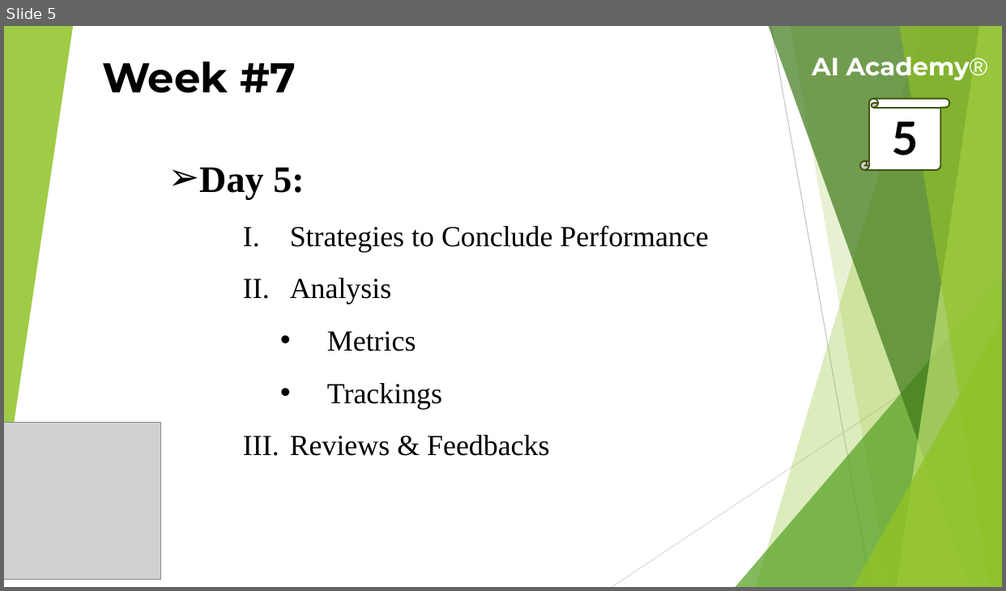
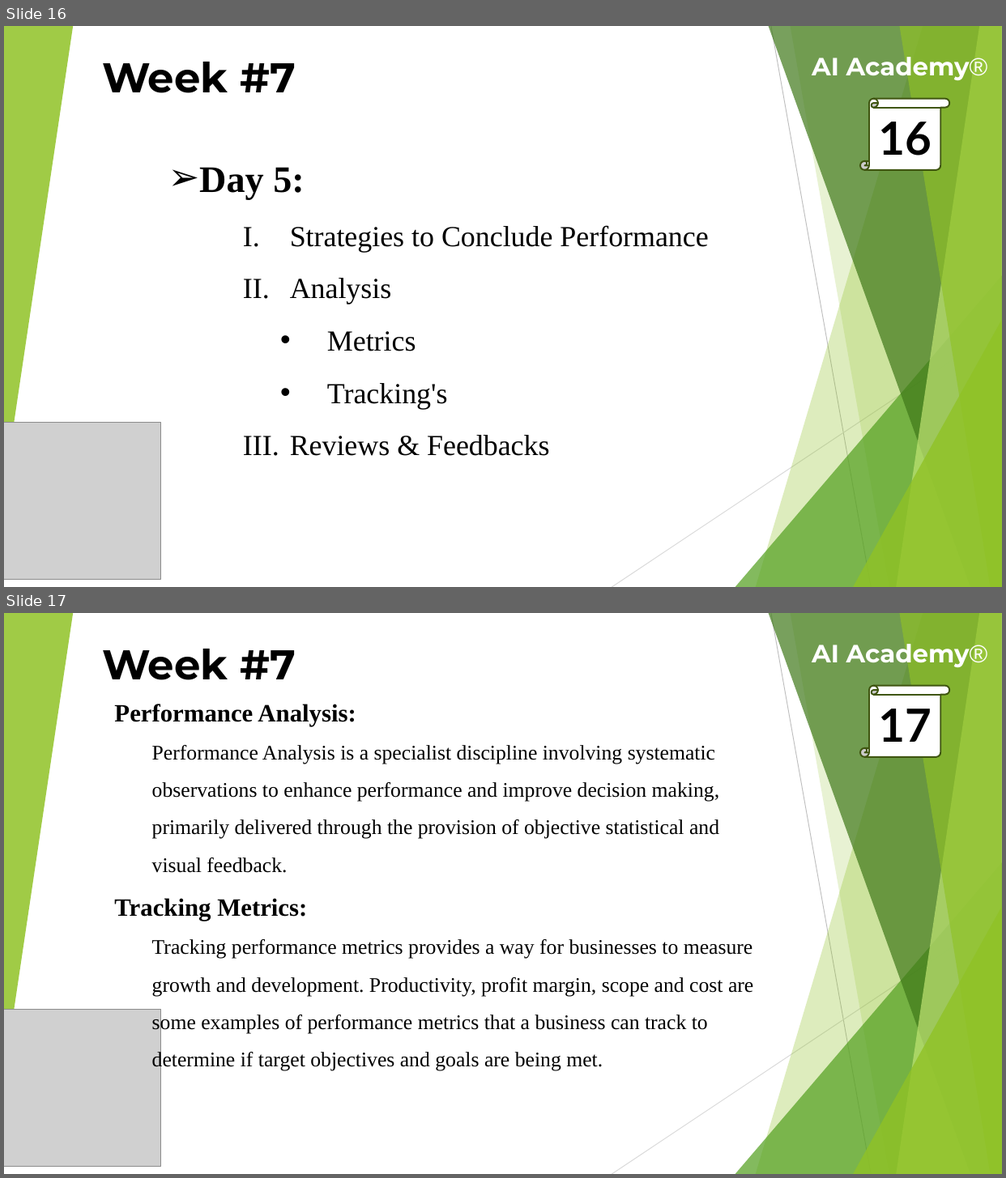
Before and after one commit to theaamirlatif/AI-Academy, a slide deck: eCommerce/Lectures/7th Week Lecture.pptx. Shown one above the other, each under a label of ours: slide 5 before the commit, slides 16 and 17 after it. The pictures are 1006x591 and 1006x1178 pixels, drawn with LibreOffice and Linux fonts; fonts in the diff are those of the drawing; grey boxes stand for pictures. Boxes give left, top, right and bottom in pixels: in the first picture for what was removed or moved away, otherwise in the second. Text is boxed around its words. In the diff, an @@ line names an element or a change of style, - is before the commit and + after.

```diff
--- a/eCommerce/Lectures/7th Week Lecture.pptx
+++ b/eCommerce/Lectures/7th Week Lecture.pptx
@@ slide 17 added at (4, 613, 1002, 1174), background #FFFFFF; not listed: 10 template elements that a slide beside it also shows @@
@@ text added at (102, 649, 296, 680), 40 pt, text #000000, bold @@
+Week #7
@@ text added at (812, 644, 988, 667), 24 pt, text #FFFFFF, bold @@
+AI Academy®
@@ text added at (114, 704, 753, 1071), 20 pt, text #000000 @@
+Performance Analysis:
+  Performance Analysis is a specialist discipline involving systematic observations to enhance performance and improve decision making, primarily delivered through the provision of objective statistical and visual feedback.
+Tracking Metrics:
+  Tracking performance metrics provides a way for businesses to measure growth and development. Productivity, profit margin, scope and cost are some examples of performance metrics that a business can track to determine if target objectives and goals are being met.
@@ vertical scroll added at (860, 686, 949, 757), fill #FFFFFF, outline #3F5511 1.5 pt, 44 pt, text #000000, bold @@
+17
@@ picture added at (4, 1010, 160, 1166) @@
@@ what was slide 5 is now slide 16 @@
@@ slide 16 changed as well @@
@@ text in vertical scroll at (878, 122, 931, 156): text changed @@
-5
+16
@@ text at (327, 383, 448, 409): text changed @@
-      • Trackings
+      • Tracking's
```
Also in this commit, not shown: 3 other slides changed, 14 other slides added.
